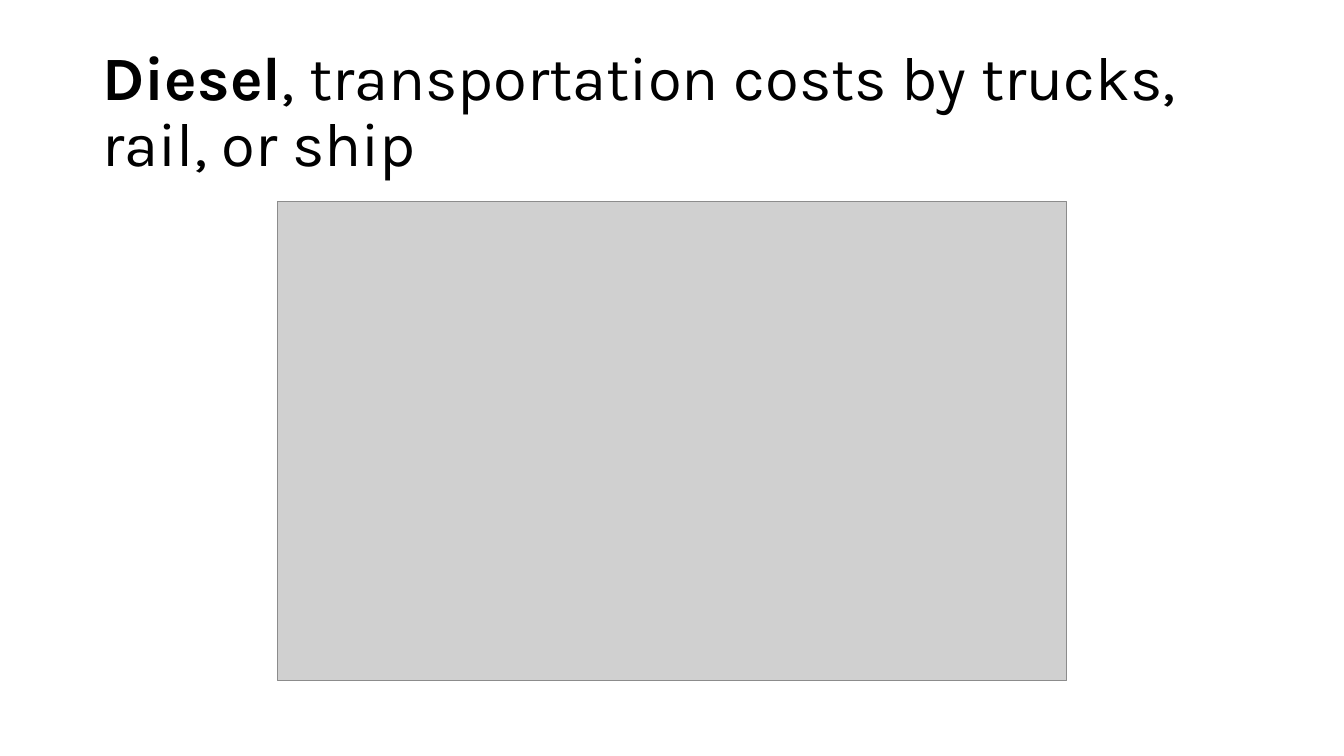
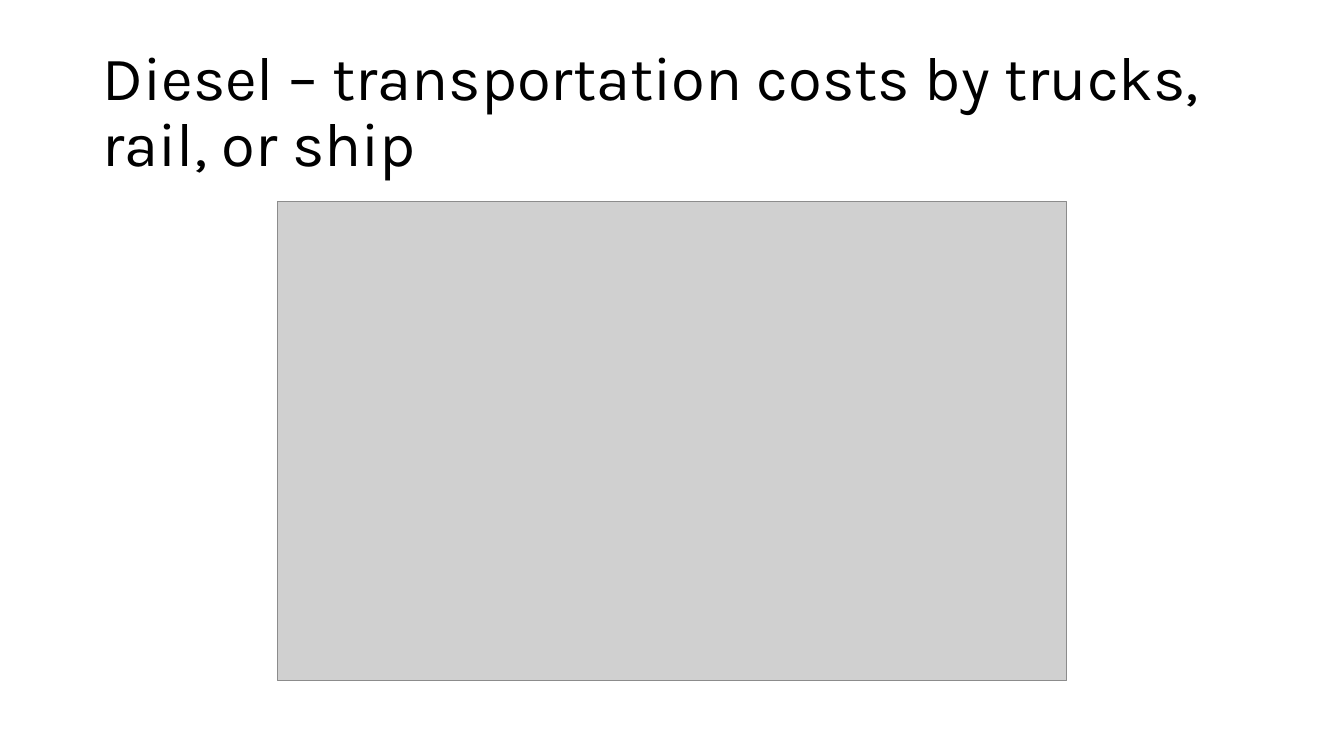
Before and after one commit to mahdi-ghafarian/time-series, a slide deck: slide 7 of borderland/2-urea/presentation/urea.pptx (slide 5 before the commit). Drawn at 1344x756 pixels with LibreOffice and Linux fonts; fonts in the diff are those of the drawing; grey boxes stand for pictures. Boxes give left, top, right and bottom in pixels: in the first picture for what was removed or moved away, otherwise in the second. Text is boxed around its words. In the diff, an @@ line names an element or a change of style, - is before the commit and + after.

```diff
--- a/borderland/2-urea/presentation/urea.pptx
+++ b/borderland/2-urea/presentation/urea.pptx
@@ title at (102,57,1199,181): text changed @@
-Diesel, transportation costs by trucks, rail, or ship
+Diesel – transportation costs by trucks, rail, or ship
```
Also in this commit, not shown: 7 other slides changed, 10 slides added, 1 slide removed, 5 other files.
